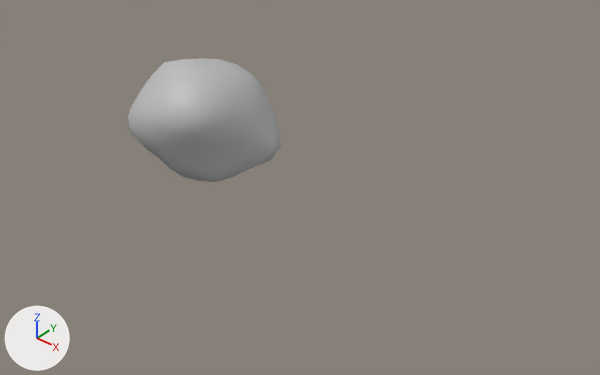
One commit to the Blender file models/ship.blend: the scene before it, then after it.
The view is the same before and after, from a 50 mm lens placed at (8.88, -8.13, 6.3), pointed at (2.57, -0.73, 0.13). Arrows for +X, +Y and +Z are at lower left; the lights stay in place.
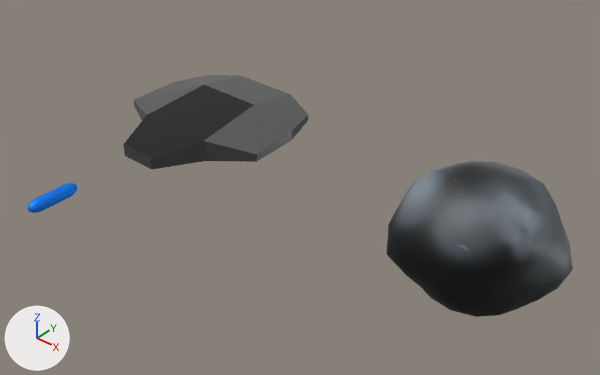
Commit message: ship blend

The change, as JSON lines over the scene's bpy script:
```json
{"op": "add", "block": "img_asteroid", "code": ["img_asteroid = load_image('Asteroid', '_unpacked/Asteroid', 1024, 1024, 'sRGB')"]}
{"op": "remove", "block": "mat_material", "code": "mat_material.base_color = (0.5, 0.5, 0.5)  # grey #bcbcbc"}
{"op": "add", "block": "mat_material", "code": "mat_material.texture = img_asteroid"}
{"op": "remove", "block": "ob_ship", "code": "ob_ship.hide_set(True)"}
{"op": "remove", "block": "ob_bolt", "code": "ob_bolt.hide_set(True)"}
{"op": "set", "path": "ob_icosphere.location", "old": "(0.0, 0.0, 0.0)", "new": "(5.0, 0.0, 0.0)"}
```

Location of each change, (x1, y1, x2, y2) in pixels of the pictures (600 x 375 px):
```json
{"object": "Icosphere", "change": "surface changed, moved", "before": [128, 58, 281, 182], "after": [387, 161, 573, 317]}
{"object": "Ship", "change": "shown", "after": [123, 75, 308, 169]}
{"object": "Bolt", "change": "shown", "after": [27, 183, 77, 213], "on screen": "blue"}
```
